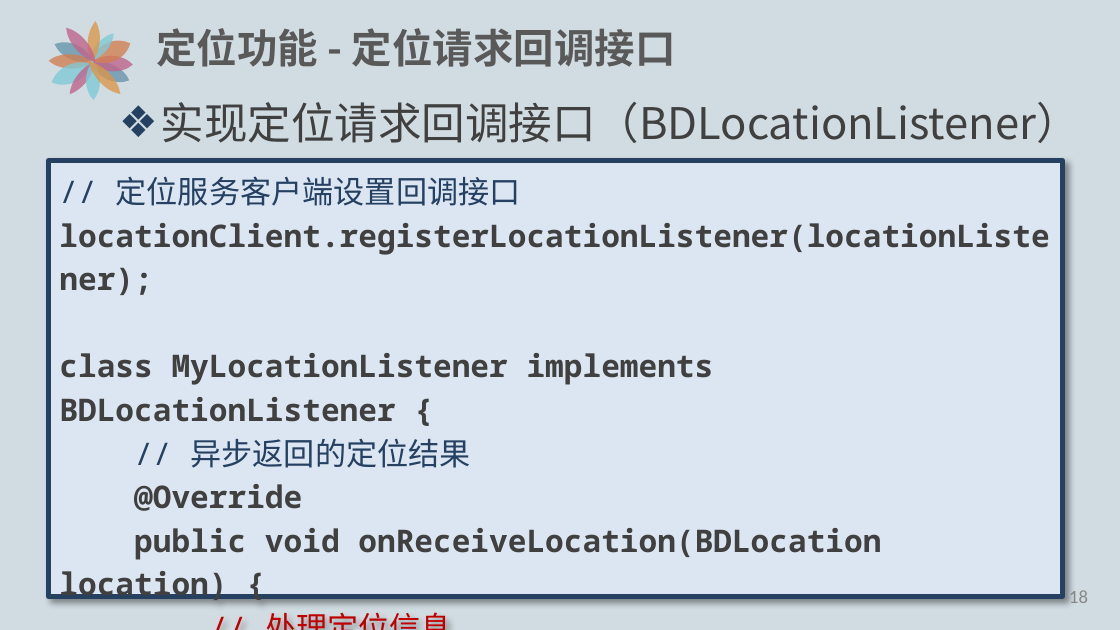
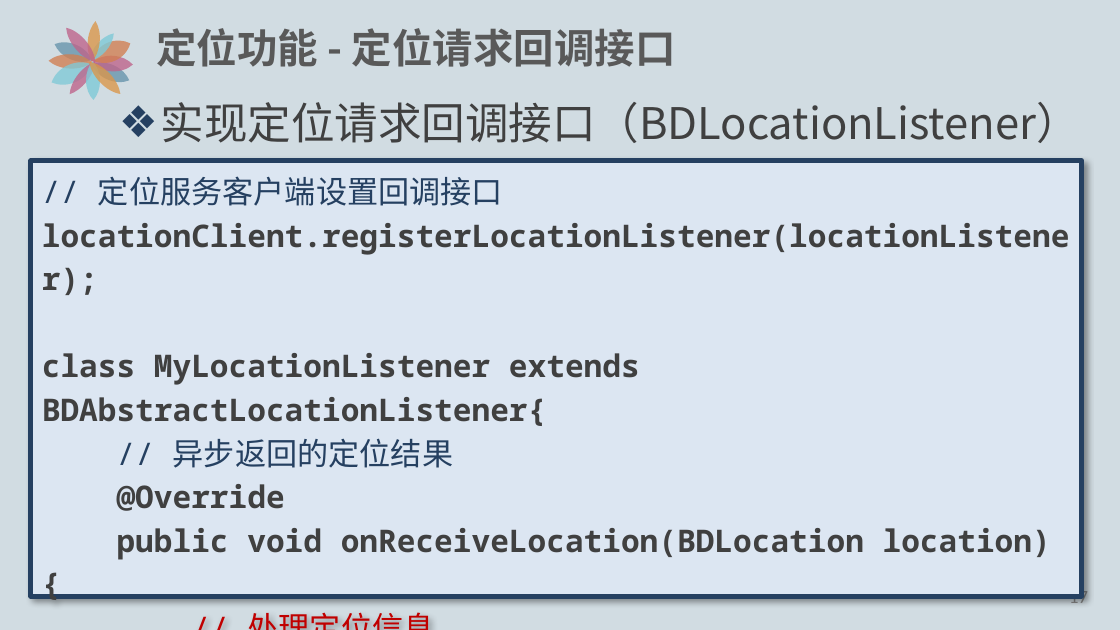
Before and after one commit to edu2act/course-Android-Integrated-Application, a slide deck: slide 18 of ch04-BaiduMap/百度地图PPT/4.4-定位.pptx (slide 19 before the commit). Drawn at 1120x630 pixels with LibreOffice and Linux fonts; fonts in the diff are those of the drawing. Boxes give left, top, right and bottom in pixels: in the first picture for what was removed or moved away, otherwise in the second. Text is boxed around its words. In the diff, an @@ line names an element or a change of style, - is before the commit and + after.

```diff
--- a/ch04-BaiduMap/百度地图PPT/4.4-定位.pptx
+++ b/ch04-BaiduMap/百度地图PPT/4.4-定位.pptx
@@ rectangle "// 定位服务客户端设置回调接口": place and size @@
-rectangle "// 定位服务客户端设置回调接口" at bbox=[48, 161, 1063, 597]
+rectangle "// 定位服务客户端设置回调接口" at bbox=[31, 161, 1082, 597]
@@ text in rectangle at bbox=[42, 353, 640, 426]: text changed @@
-class MyLocationListener implements BDLocationListener {
+class MyLocationListener extends BDAbstractLocationListener{
@@ page number at bbox=[1069, 588, 1088, 609]: text changed @@
-18
+17
```
Also in this commit, not shown: 1 other slide changed, 1 slide removed, 3 other files.
